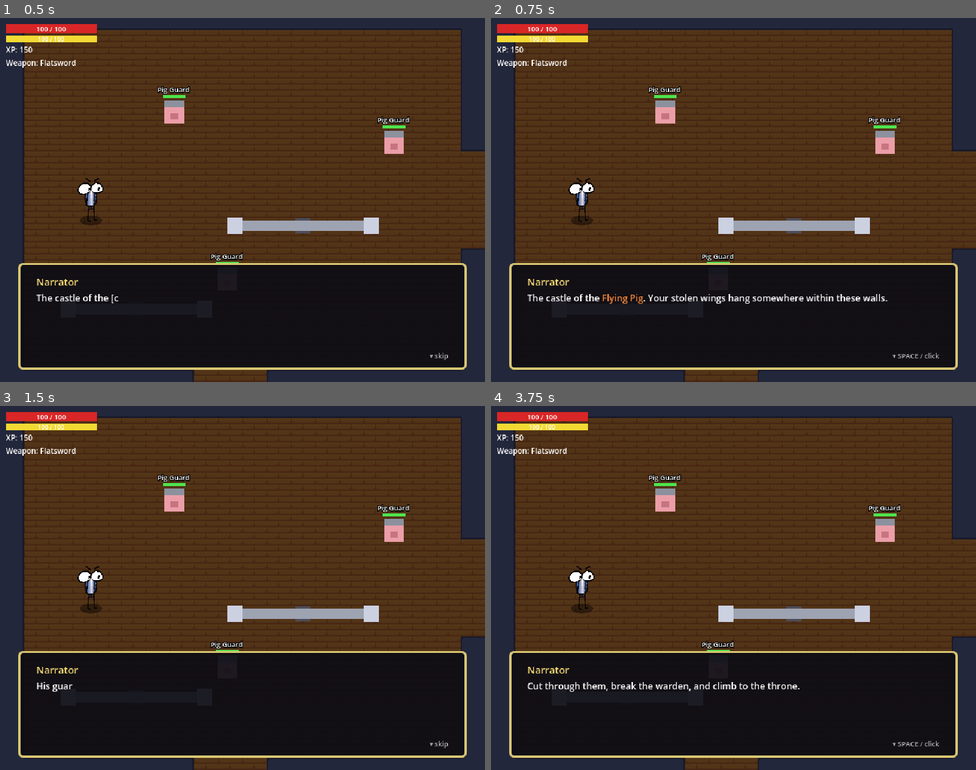
Above: before the commit, frames 1-4 (two rows, left to right).
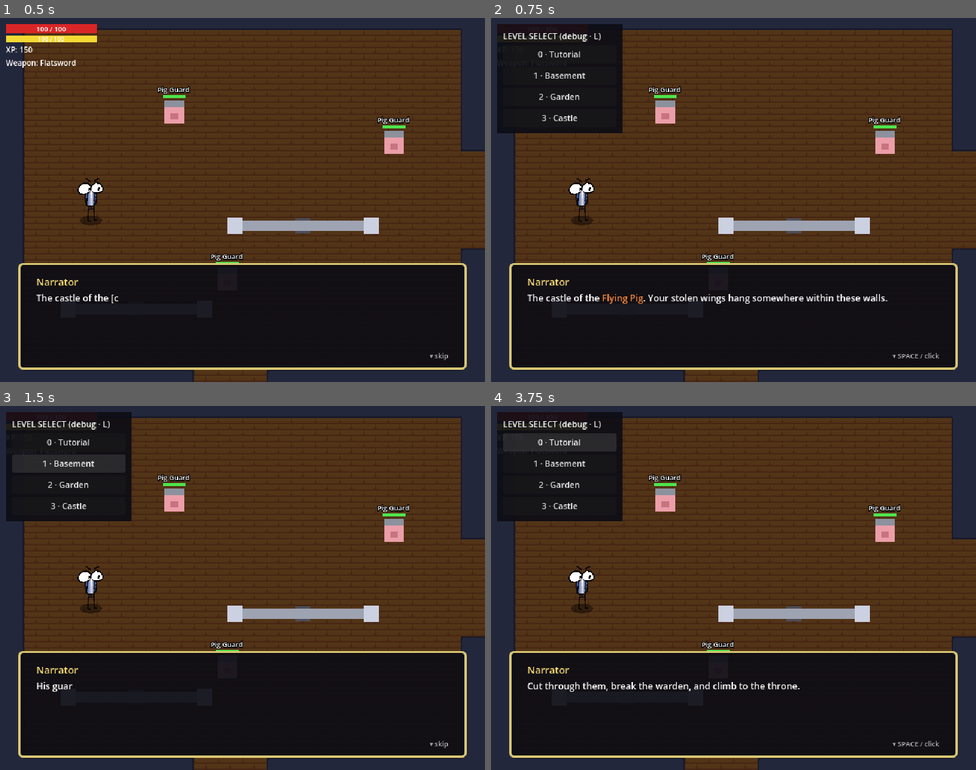
Above: after the commit, the same moments.

Repository: lulixs/gravic-hackathon-2026
Game: Godot game, scene res://levels/level_3_castle.tscn
The game is run twice, just before and just after one commit, with the same random seed, the same clock (stepped at 60 frames per second) and the same inputs. This scene is started directly instead of the project's main scene.
Inputs (mouse positions are in pixels of both pictures, inside the frame that each line leads up to):
- Up to frame 1 (0.5 s): no input
- Up to frame 2 (0.75 s): tap Enter at 0.5 s; move the mouse to (840, 181) at 0.52 s; hold D (right) from 0.53 s (still down); tap L at 0.6 s; click (840, 181) at 0.67 s
- Up to frame 3 (1.5 s): release D (right) at 1.25 s; click (67, 464) at 1.25 s, where only the run after the commit has a clickable "1 · Basement"
- Up to frame 4 (3.75 s): click (558, 486) at 2 s, where only the run after the commit has a clickable "2 · Garden"; click (558, 507) at 2.75 s, where only the run after the commit has a clickable "3 · Castle"; click (558, 442) at 3.5 s, where only the run after the commit has a clickable "0 · Tutorial"

Frame 1 is identical in both runs. In frame 2, 7.6% of the frame differs, in the area x 1-28%, y 1-32%; in frame 3, 7.5%; in frame 4, 7.6%.

Commit message:
Animate the Boarden + add a stun phase; debug level-select menu
- Boarden now uses AnimatedSprite2D (idle + stun animations from
  assets/boarden/{idle,stun}); hurtbox + contact hitbox sized to the art
- After a charge he enters a STUN state: plays the stun animation, holds still,
  deals 0 contact damage and is wide open to punishment, then resumes stalking
- Added a TEMPORARY debug level-select overlay (press L) as an autoload so you
  can jump to any level for testing; remove the LevelSelect autoload to disable

Co-Authored-By: Claude Opus 4.8 <noreply@anthropic.com>

Diff:
--- a/project.godot
+++ b/project.godot
@@ -18,6 +18,7 @@
 [autoload]
 
 GameManager="*res://scripts/game_manager.gd"
+LevelSelect="*res://scripts/level_select.gd"
 
 [display]
 
--- a/scenes/boar_warden.tscn
+++ b/scenes/boar_warden.tscn
@@ -1,45 +1,19 @@
-[gd_scene format=3 uid="uid://b3boa00000001"]
+[gd_scene load_steps=4 format=3 uid="uid://b3boa00000001"]
 
 [ext_resource type="Script" path="res://scripts/boar_warden.gd" id="1_boa"]
 
 [sub_resource type="RectangleShape2D" id="RectangleShape2D_body"]
-size = Vector2(54, 40)
+size = Vector2(48, 40)
 
 [sub_resource type="RectangleShape2D" id="RectangleShape2D_hit"]
-size = Vector2(56, 42)
+size = Vector2(54, 45)
 
 [node name="BoarWarden" type="CharacterBody2D"]
 collision_layer = 2
 collision_mask = 1
 script = ExtResource("1_boa")
 
-[node name="Sprite" type="ColorRect" parent="."]
-offset_left = -29.0
-offset_top = -22.0
-offset_right = 29.0
-offset_bottom = 22.0
-color = Color(0.3, 0.22, 0.18, 1)
-
-[node name="Snout" type="ColorRect" parent="."]
-offset_left = 18.0
-offset_top = -8.0
-offset_right = 34.0
-offset_bottom = 8.0
-color = Color(0.42, 0.32, 0.26, 1)
-
-[node name="Tusk1" type="ColorRect" parent="."]
-offset_left = 30.0
-offset_top = -10.0
-offset_right = 40.0
-offset_bottom = -6.0
-color = Color(0.92, 0.9, 0.82, 1)
-
-[node name="Tusk2" type="ColorRect" parent="."]
-offset_left = 30.0
-offset_top = 6.0
-offset_right = 40.0
-offset_bottom = 10.0
-color = Color(0.92, 0.9, 0.82, 1)
+[node name="Sprite" type="AnimatedSprite2D" parent="."]
 
 [node name="CollisionShape2D" type="CollisionShape2D" parent="."]
 shape = SubResource("RectangleShape2D_body")
--- a/scripts/boar_warden.gd
+++ b/scripts/boar_warden.gd
@@ -1,26 +1,34 @@
 extends EnemyBase
 
 # The Boarden — boar-warden mini-boss. Stalks the player, winds up with a snort,
-# then charges in a straight line until it slams a wall. The charge hits hard;
-# bait it into the walls and punish the recovery. Drops the Broadsword (handled
-# by the level on `died`).
+# then charges in a straight line until it slams a wall. After a charge it is
+# STUNNED for a beat (plays the stun animation, deals no contact damage, wide open
+# to punishment). Idle/stun art is animated from assets/boarden/{idle,stun}.
 
-enum State { STALK, TELEGRAPH, CHARGE, RECOVER }
+enum State { STALK, TELEGRAPH, CHARGE, STUN }
 
 @export var stalk_speed := 55.0
 @export var charge_speed := 540.0
 @export var stalk_time := 1.4
 @export var telegraph_time := 0.7
 @export var charge_time := 0.85
-@export var recover_time := 0.9
+@export var stun_duration := 1.6     # dazed + vulnerable after a charge
 @export var engage_radius := 470.0
 @export var base_contact := 9.0
 @export var charge_contact := 20.0
+@export var target_height := 80.0    # on-screen height of the boar in px
+@export var art_faces_right := true  # flip if the source art actually faces left
+
+const IDLE_FMT := "res://assets/boarden/idle/boarden idle_%04d.png"
+const IDLE_COUNT := 9
+const STUN_FMT := "res://assets/boarden/stun/boarden stun_%04d.png"
+const STUN_COUNT := 12
 
 var _player: Node2D
 var _state := State.STALK
 var _t := 0.0
 var _charge_dir := Vector2.RIGHT
+var _anim: AnimatedSprite2D
 
 func _ready() -> void:
 	if enemy_name == "":
@@ -30,13 +38,56 @@
 	xp_value = 150
 	health_drop_chance = 1.0
 	health_bar_width = 64.0
-	health_bar_offset_y = -36.0
+	health_bar_offset_y = -(target_height * 0.5 + 12.0)
 	knockback_resist = 0.9
 	chase_standoff = 30.0
 	contact_range = 48.0
 	super._ready()
 	add_to_group("boss")
+	_setup_visuals()
 	_t = stalk_time
+
+# ---------------- visuals ----------------
+
+func _setup_visuals() -> void:
+	_anim = $Sprite as AnimatedSprite2D
+	_anim.sprite_frames = _build_frames()
+	var s := target_height / 540.0
+	_anim.scale = Vector2(s, s)
+	_anim.play("idle")
+	# size the hurtbox (the body collider the sword reads) + contact hitbox to the art
+	var w := 720.0 * s
+	var body := RectangleShape2D.new()
+	body.size = Vector2(w * 0.45, target_height * 0.5)
+	($CollisionShape2D as CollisionShape2D).shape = body
+	var hit := RectangleShape2D.new()
+	hit.size = Vector2(w * 0.5, target_height * 0.56)
+	($Hitbox/HitboxShape as CollisionShape2D).shape = hit
+
+func _build_frames() -> SpriteFrames:
+	var sf := SpriteFrames.new()
+	if sf.has_animation("default"):
+		sf.remove_animation("default")
+	_load_anim(sf, "idle", IDLE_FMT, IDLE_COUNT, 9.0, true)
+	# stretch/squish the stun animation to last exactly stun_duration, played once
+	_load_anim(sf, "stun", STUN_FMT, STUN_COUNT, float(STUN_COUNT) / stun_duration, false)
+	return sf
+
+func _load_anim(sf: SpriteFrames, anim_name: String, fmt: String, count: int, fps: float, loop: bool) -> void:
+	sf.add_animation(anim_name)
+	sf.set_animation_speed(anim_name, fps)
+	sf.set_animation_loop(anim_name, loop)
+	for i in count:
+		var path: String = fmt % i
+		if ResourceLoader.exists(path):
+			sf.add_frame(anim_name, load(path))
+
+func _face(dir: Vector2) -> void:
+	if _anim == null or absf(dir.x) < 0.1:
+		return
+	_anim.flip_h = (dir.x < 0.0) if art_faces_right else (dir.x > 0.0)
+
+# ---------------- AI ----------------
 
 func _physics_process(delta: float) -> void:
 	super._physics_process(delta)
@@ -53,6 +104,7 @@
 
 	match _state:
 		State.STALK:
+			_face(_player.global_position - global_position)
 			velocity = velocity.move_toward(chase_velocity_to(_player.global_position, stalk_speed), 500.0 * delta)
 			move_and_slide()
 			_t -= delta
@@ -60,11 +112,12 @@
 				_state = State.TELEGRAPH
 				_t = telegraph_time
 				if _sprite:
-					_sprite.modulate = Color(1.0, 0.7, 0.3)  # snort windup
+					_sprite.modulate = Color(1.0, 0.7, 0.3)  # snort windup tell
 		State.TELEGRAPH:
 			velocity = velocity.move_toward(Vector2.ZERO, 900.0 * delta)
 			move_and_slide()
 			_charge_dir = (_player.global_position - global_position).normalized()
+			_face(_charge_dir)
 			_t -= delta
 			if _t <= 0.0:
 				_state = State.CHARGE
@@ -78,13 +131,22 @@
 			move_and_slide()
 			_t -= delta
 			if _t <= 0.0 or get_slide_collision_count() > 0:
-				_state = State.RECOVER
-				_t = recover_time
-				contact_damage = base_contact
-		State.RECOVER:
-			velocity = velocity.move_toward(Vector2.ZERO, 700.0 * delta)
+				_enter_stun()
+		State.STUN:
+			velocity = velocity.move_toward(Vector2.ZERO, 900.0 * delta)
 			move_and_slide()
 			_t -= delta
 			if _t <= 0.0:
 				_state = State.STALK
 				_t = stalk_time
+				contact_damage = base_contact
+				_anim.play("idle")
+
+func _enter_stun() -> void:
+	_state = State.STUN
+	_t = stun_duration
+	contact_damage = 0.0    # helpless while stunned
+	velocity = Vector2.ZERO
+	if _sprite:
+		_sprite.modulate = Color.WHITE
+	_anim.play("stun")
--- /dev/null
+++ b/scripts/level_select.gd
@@ -0,0 +1,59 @@
+extends CanvasLayer
+
+# DEBUG level-select overlay. Press L to toggle, click a level to jump straight to
+# it. Registered as an autoload so it exists in every scene. TEMPORARY — to remove
+# later, delete the LevelSelect autoload line in project.godot (and this script).
+
+const LEVELS := [
+	{"name": "0 · Tutorial", "path": "res://levels/level_0_tutorial.tscn"},
+	{"name": "1 · Basement", "path": "res://levels/level_1_basement.tscn"},
+	{"name": "2 · Garden", "path": "res://levels/level_2_garden.tscn"},
+	{"name": "3 · Castle", "path": "res://levels/level_3_castle.tscn"},
+]
+
+var _panel: PanelContainer
+
+func _ready() -> void:
+	process_mode = Node.PROCESS_MODE_ALWAYS  # works even while a level is paused
+	layer = 128
+	_build_ui()
+	_panel.visible = false
+
+func _build_ui() -> void:
+	_panel = PanelContainer.new()
+	_panel.set_anchors_preset(Control.PRESET_TOP_LEFT)
+	_panel.offset_left = 8.0
+	_panel.offset_top = 8.0
+	var sb := StyleBoxFlat.new()
+	sb.bg_color = Color(0.05, 0.05, 0.08, 0.92)
+	sb.set_content_margin_all(8.0)
+	_panel.add_theme_stylebox_override("panel", sb)
+	add_child(_panel)
+
+	var vb := VBoxContainer.new()
+	vb.add_theme_constant_override("separation", 4)
+	_panel.add_child(vb)
+
+	var title := Label.new()
+	title.text = "LEVEL SELECT (debug · L)"
+	title.add_theme_font_size_override("font_size", 11)
+	vb.add_child(title)
+
+	for lvl in LEVELS:
+		var b := Button.new()
+		b.text = lvl["name"]
+		b.custom_minimum_size = Vector2(150, 22)
+		b.add_theme_font_size_override("font_size", 11)
+		var path: String = lvl["path"]
+		b.pressed.connect(func() -> void: _go(path))
+		vb.add_child(b)
+
+func _unhandled_input(event: InputEvent) -> void:
+	if event is InputEventKey and event.pressed and not event.echo and event.keycode == KEY_L:
+		_panel.visible = not _panel.visible
+		get_viewport().set_input_as_handled()
+
+func _go(path: String) -> void:
+	_panel.visible = false
+	get_tree().paused = false  # in case a dialogue/menu had paused the tree
+	get_tree().change_scene_to_file(path)
Binary file added: assets/boarden/idle/boarden idle_0000.png
Not shown, added: assets/boarden/idle/boarden idle_0000.png.import
Binary file added: assets/boarden/idle/boarden idle_0001.png
Not shown, added: assets/boarden/idle/boarden idle_0001.png.import
Binary file added: assets/boarden/idle/boarden idle_0002.png
Not shown, added: assets/boarden/idle/boarden idle_0002.png.import
Binary file added: assets/boarden/idle/boarden idle_0003.png
Not shown, added: assets/boarden/idle/boarden idle_0003.png.import
Binary file added: assets/boarden/idle/boarden idle_0004.png
Not shown, added: assets/boarden/idle/boarden idle_0004.png.import
Binary file added: assets/boarden/idle/boarden idle_0005.png
Not shown, added: assets/boarden/idle/boarden idle_0005.png.import
(and 30 more such lines)
